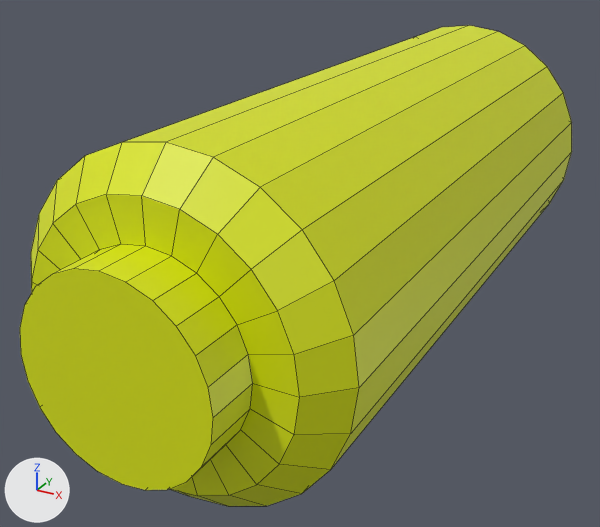
What one commit did to the FBX model Models/Watergun/gunTank.fbx.
One viewpoint serves both versions: a 50 mm lens placed at (2.25, -2.03, 3.41), pointed at (-0.29, 2.58, 1.1). The axes (+X, +Y, +Z) are drawn at lower left. The lights are the same throughout. Mesh edges are drawn as thin lines. Where no turn or scale is listed for an object, it has been applied to the vertices.

The first picture shows 'Tank'.
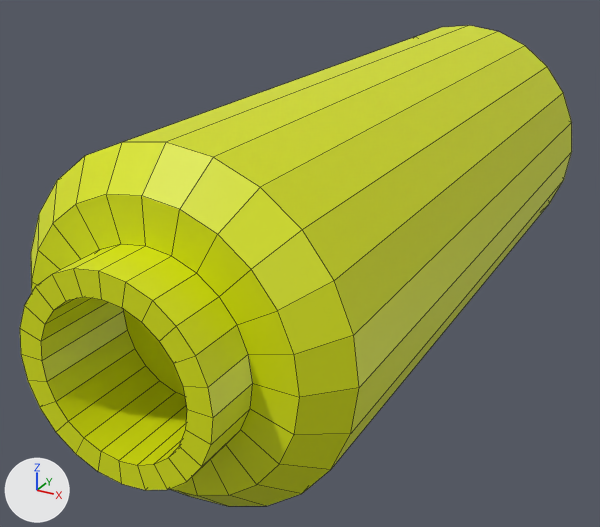
The newer file is also turned or shifted as a whole; pictures and numbers use the older file's frame.

Diff of the bpy script that builds the scene:
```diff
--- a/Models/Watergun/gunTank.fbx.py
+++ b/Models/Watergun/gunTank.fbx.py
@@ me_cylinder @@
 # used by ob_tank; location = (0.0, 0.414, 1.455)
-me_cylinder.from_pydata(...)  # 192 vertices, 170 faces; spans x -0.97..0.97, y -0.09..5.1, z -0.97..0.97
+me_cylinder.from_pydata(...)  # 240 vertices, 218 faces; spans x -0.97..0.97, y -0.09..5.1, z -0.97..0.97
+# me_cylinder part 1
+# 1 face is deleted
+# 24 vertices are added at x -0.41..0.41, y -0.09, z -0.41..0.41
+# 24 new vertices lie (0.0, 0.58, 0.0) away from vertices in x -0.41..0.41, y -0.09, z -0.41..0.41
+# 49 new faces join them
 me_cylinder.materials.append(mat_material_001)
```

What differs and where, as boxes [x1, y1, x2, y2] in the pictures (600 x 527 px):
part 1 of me_cylinder, built on: [20, 269, 213, 490] in both
